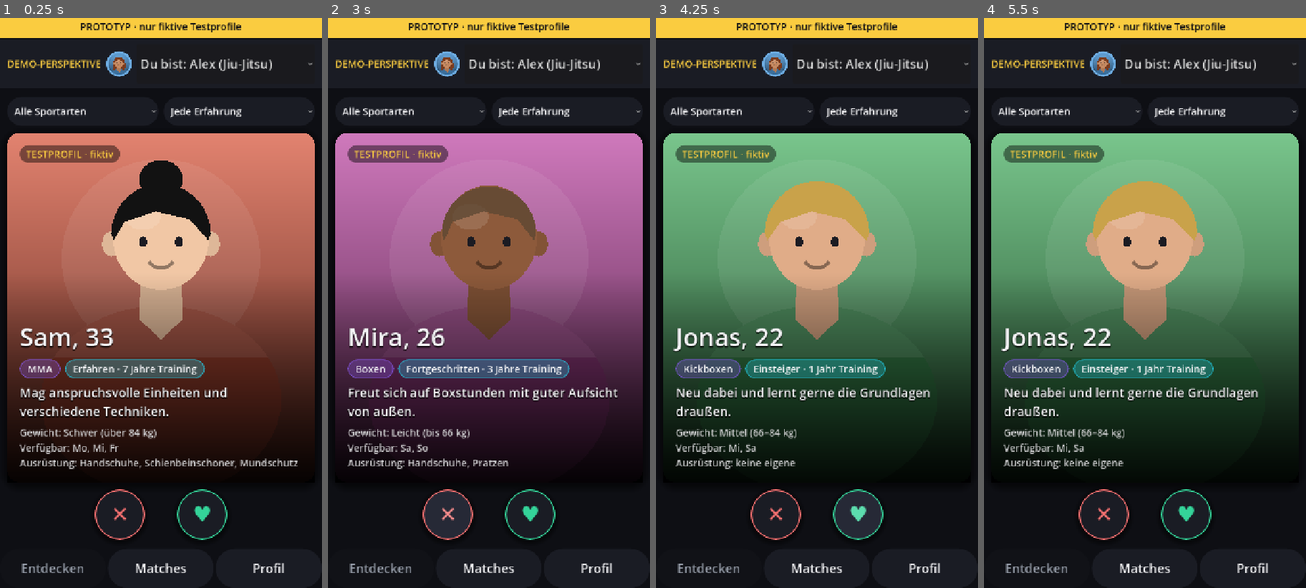
Above: before the commit, frames 1-4 (left to right).
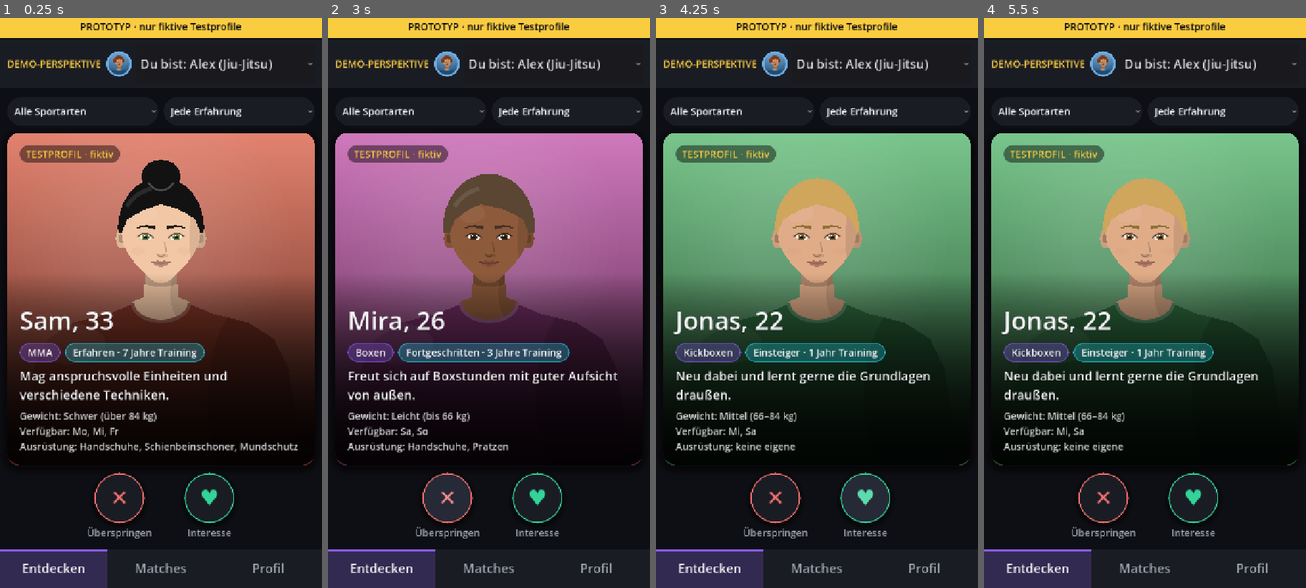
Above: after the commit, the same moments.

Repository: Mayo73/agenthub-backup
Game: Godot game, scene res://scenes/main.tscn
Same seed, same stepped clock (60 frames per second), same inputs: the game is played once before the commit and once after it.
Inputs:
- Up to frame 1 (0.25 s): no input
- Up to frame 2 (3 s): click "Du bist: Alex (Jiu-Jitsu)" at 0.5 s; click "Alle Sportarten" at 1.25 s; click "Jede Erfahrung" at 2 s; click "✕" at 2.75 s
- Up to frame 3 (4.25 s): click "♥" at 3.5 s
- Up to frame 4 (5.5 s): click "Matches" at 4.25 s; click "Entdecken" at 5 s

The runs differ from the first frame. In frame 1, 29% of the frame differs, in the area x 0-98%, y 6-100%; in frame 2, 27%; in frame 3, 26%; in frame 4, 25%.

Commit message:
Modernes Design, Teil 2: Portraets, Kartenabschluss, beschriftete Knoepfe, aktiver Reiter
Nach P-0012: Portraets mit erwachsenen Proportionen, Augen mit Iris, Brauen,
Nase, Lippen, dezenter Schattierung und 5 Frisuren. Dunkler Verlauf liegt jetzt
innerhalb der runden Kartenecken, Namensschatten dezenter, Beschriftungen
'Ueberspringen'/'Interesse' unter den runden Knoepfen, aktiver Reiter mit
Akzentbalken. Neuer Spieltest 'karten'.

Co-Authored-By: Claude Opus 5.5 <noreply@anthropic.com>

Diff:
--- /dev/null
+++ b/playtests/karten.gd
@@ -0,0 +1,46 @@
+extends Playtest
+## Spieltest: Profilkarten mehrerer Testpersonen nacheinander zeigen (Material für Design-Prüfungen).
+## Überspringt Profile mit dem Knopf, prüft, dass jede Karte ein anderes Profil zeigt, und macht je ein Bild.
+
+const STORE := "user://spieltest_karten.json"
+const CARDS := 4
+
+
+func _init() -> void:
+	scene_path = "res://scenes/main.tscn"
+
+
+func describe() -> String:
+	return "Profilkarten mehrerer Testpersonen nacheinander"
+
+
+func run() -> void:
+	if FileAccess.file_exists(STORE):
+		DirAccess.remove_absolute(ProjectSettings.globalize_path(STORE))
+	scene.use_store(STORE)
+	await wait(0.3)
+
+	var seen: Array[String] = []
+	for i in CARDS:
+		var d := scene.screen as DiscoverScreen
+		check(d != null, "Entdecken ist offen")
+		if d == null:
+			return
+		var p := d.card.profile
+		check(p != null, "Karte %d zeigt ein Profil" % (i + 1))
+		if p == null:
+			return
+		check(not seen.has(p.id), "Karte %d zeigt ein neues Profil" % (i + 1))
+		seen.append(p.id)
+		check(d.card.avatar.shade, "Porträt mit dunklem Verlauf unten")
+		shot("karte-%d" % (i + 1))
+		d.pass_button.pressed.emit()
+		await wait(0.3)
+	measure("karten", seen.size())
+
+	scene.tab_buttons["matches"].pressed.emit()
+	await wait(0.3)
+	check(scene.tab_buttons["matches"].disabled, "Reiter Matches ist aktiv")
+	shot("matches")
+	if FileAccess.file_exists(STORE):
+		DirAccess.remove_absolute(ProjectSettings.globalize_path(STORE))
--- a/scripts/avatar_view.gd
+++ b/scripts/avatar_view.gd
@@ -2,19 +2,23 @@
 extends Control
 
 ## Zeigt den Avatar eines SparProfile als selbst gezeichnetes, illustriertes Porträt:
-## Hintergrund im Verlauf der Profilfarbe, Kopf mit Frisur, Hals und Schultern.
-## Rund (Listen, Kopfzeilen) oder als Fläche mit abgerundeten Ecken (Profilkarte, `set_fill`).
-## Keine externen Bilddateien, alles wird per Code gezeichnet; Frisur, Haar- und Hautfarbe
+## Hintergrund im Verlauf der Profilfarbe, Kopf mit Gesicht und Frisur, Hals und Schultern.
+## Licht kommt von oben links (Schattenseite rechts). Rund (Listen, Kopfzeilen) oder als Fläche
+## mit abgerundeten Ecken (Profilkarte, `set_fill`), dort mit dunklem Verlauf am unteren Rand (`shade`).
+## Keine externen Bilddateien, alles wird per Code gezeichnet; Frisur, Haar-, Haut- und Augenfarbe
 ## folgen fest aus der Profil-ID, sehen also immer gleich aus.
 
 const SKIN := [Color("#F1C7A5"), Color("#E0AC88"), Color("#C68A62"), Color("#8D5A3B"), Color("#5C3A24")]
 const HAIR := [Color("#2B1D14"), Color("#121212"), Color("#C9A24A"), Color("#7A3B1E"), Color("#5A4632")]
-## Frisuren: kurz, lang, Dutt, sehr kurz
-const STYLES := 4
+const IRIS := [Color("#5B3A1E"), Color("#3E2A1A"), Color("#4A6B8A"), Color("#5E7A3A"), Color("#7A5A2A")]
+## Frisuren: kurz, lang, Dutt, sehr kurz, Locken
+const STYLES := 5
 
 var profile: SparProfile = null
 ## Füllt die ganze Fläche statt eines Kreises (für die Profilkarte).
 var fill := false
+## Dunkler Verlauf in der unteren Hälfte, damit Text auf dem Porträt lesbar ist (nur mit fill).
+var shade := false
 var corner_radius := float(UiStyle.RADIUS_CARD)
 var diameter := 160.0:
 	set(value):
@@ -78,11 +82,12 @@
 
 	# Hintergrund: Verlauf von hell (oben) nach dunkel (unten)
 	_gradient_polygon(clip, area, base.lightened(0.25), base.darkened(0.6))
+	var unit := minf(area.size.x, area.size.y)
+	var r := unit * (0.15 if fill else 0.19)
+	var head := Vector2(area.get_center().x, area.position.y + (area.size.y * 0.3 if fill else area.size.y * 0.42))
 	# weicher Lichtfleck hinter dem Kopf
-	var unit := minf(area.size.x, area.size.y)
-	var r := unit * (0.17 if fill else 0.2)
-	var head := Vector2(area.get_center().x, area.position.y + (area.size.y * 0.3 if fill else area.size.y * 0.45))
-	_clipped(_ellipse(head + Vector2(0, r * 0.4), r * 1.9, r * 1.9, 0.0, TAU, 48), clip, Color(1, 1, 1, 0.07))
+	for i in 10:
+		_clipped(_ellipse(head + Vector2(-r * 0.3, r * 0.2), r * (1.3 + i * 0.2), r * (1.3 + i * 0.2), 0.0, TAU, 48), clip, Color(1, 1, 1, 0.01))
 
 	if profile == null:
 		_draw_initials(area)
@@ -92,40 +97,224 @@
 	var skin: Color = SKIN[variant(1, SKIN.size())]
 	var hair: Color = HAIR[variant(2, HAIR.size())]
 	var style := variant(3, STYLES)
-	var shirt := base.darkened(0.35)
+	var iris: Color = IRIS[variant(4, IRIS.size())]
+	var shirt := base.darkened(0.45)
 
 	# lange Haare liegen hinter Kopf und Schultern
 	if style == 1:
-		_clipped(_ellipse(head + Vector2(0, r * 0.55), r * 1.25, r * 1.65, 0.0, TAU, 40), clip, hair)
-	# Schultern und Oberkörper
-	_clipped(_ellipse(head + Vector2(0, r * 3.1), r * 2.3, r * 1.8, 0.0, TAU, 48), clip, shirt)
-	_clipped(_ellipse(head + Vector2(0, r * 3.1), r * 2.3, r * 1.8, PI * 1.15, PI * 1.85, 24), clip, shirt.lightened(0.12))
-	# Hals mit Ausschnitt
-	_clipped(PackedVector2Array([head + Vector2(-r * 0.38, r * 0.5), head + Vector2(r * 0.38, r * 0.5), head + Vector2(r * 0.42, r * 1.55), head + Vector2(0, r * 1.95), head + Vector2(-r * 0.42, r * 1.55)]), clip, skin.darkened(0.12))
-	# Ohren und Kopf
-	for side in [-1.0, 1.0]:
-		_clipped(_ellipse(head + Vector2(side * r * 0.95, r * 0.12), r * 0.18, r * 0.24, 0.0, TAU, 16), clip, skin.darkened(0.08))
-	_clipped(_ellipse(head, r * 0.92, r, 0.0, TAU, 40), clip, skin)
-	# Glanzlicht oben links
-	_clipped(_ellipse(head + Vector2(-r * 0.35, -r * 0.4), r * 0.35, r * 0.25, 0.0, TAU, 20), clip, Color(1, 1, 1, 0.12))
-	# Frisur
+		_clipped(_long_hair_back(head, r), clip, hair.darkened(0.15))
+	_draw_torso(head, r, clip, shirt, skin)
+	_draw_head(head, r, clip, skin)
+	_draw_face(head, r, clip, skin, hair, iris)
+	_draw_hair(head, r, clip, hair, skin, style)
+
+	if fill and shade:
+		_draw_shade(area)
+	if not fill:
+		_draw_ring(area)
+
+
+## Schultern im Shirt mit rundem Ausschnitt, Hals mit Schatten unter dem Kinn.
+func _draw_torso(head: Vector2, r: float, clip: PackedVector2Array, shirt: Color, skin: Color) -> void:
+	var torso := PackedVector2Array()
+	var left := PackedVector2Array([
+		head + Vector2(-r * 0.4, r * 1.45),
+		head + Vector2(-r * 1.1, r * 1.75),
+		head + Vector2(-r * 1.9, r * 1.95),
+		head + Vector2(-r * 2.45, r * 2.3),
+		head + Vector2(-r * 2.75, r * 2.9),
+		head + Vector2(-r * 2.9, r * 3.8),
+		head + Vector2(-r * 3.0, r * 7.0),
+	])
+	torso.append_array(left)
+	for i in range(left.size() - 1, -1, -1):
+		var p := left[i] - head
+		torso.append(head + Vector2(-p.x, p.y))
+	_clipped(torso, clip, shirt)
+	# Schattenseite rechts, Licht auf der linken Schulter
+	_clipped_both(torso, _ellipse(head + Vector2(r * 2.6, r * 3.6), r * 1.6, r * 2.6, 0.0, TAU, 32), clip, Color(0, 0, 0, 0.14))
+	_clipped_both(torso, _ellipse(head + Vector2(-r * 2.0, r * 2.4), r * 0.8, r * 0.45, 0.0, TAU, 24), clip, Color(1, 1, 1, 0.07))
+	# Hals mit rundem Ausschnitt
+	var neck := PackedVector2Array([
+		head + Vector2(-r * 0.32, r * 0.6),
+		head + Vector2(r * 0.32, r * 0.6),
+		head + Vector2(r * 0.38, r * 1.4),
+	])
+	neck.append_array(_ellipse(head + Vector2(0, r * 1.5), r * 0.62, r * 0.42, 0.0, PI, 16))
+	neck.append(head + Vector2(-r * 0.38, r * 1.4))
+	_clipped(neck, clip, skin.darkened(0.06))
+	_clipped_both(neck, _ellipse(head + Vector2(0, r * 0.75), r * 0.7, r * 0.42, 0.0, TAU, 24), clip, Color(0, 0, 0, 0.18))
+	_clipped_both(neck, _ellipse(head + Vector2(r * 0.55, r * 1.3), r * 0.35, r * 0.7, 0.0, TAU, 20), clip, Color(0, 0, 0, 0.1))
+	# Saum des Ausschnitts
+	draw_polyline(_ellipse(head + Vector2(0, r * 1.5), r * 0.62, r * 0.42, 0.05, PI - 0.05, 16), shirt.lightened(0.18), maxf(1.5, r * 0.07), true)
+
+
+## Kopf mit Kinn und Kieferlinie, Ohren, Schattenseite rechts und Glanzlicht links.
+func _draw_head(head: Vector2, r: float, clip: PackedVector2Array, skin: Color) -> void:
+	for side: float in [-1.0, 1.0]:
+		var ear := head + Vector2(side * r * 0.84, r * 0.12)
+		_clipped(_ellipse(ear, r * 0.14, r * 0.22, 0.0, TAU, 16), clip, skin.darkened(0.08 if side < 0 else 0.16))
+		_clipped(_ellipse(ear + Vector2(side * r * 0.02, 0), r * 0.06, r * 0.12, 0.0, TAU, 12), clip, skin.darkened(0.28))
+	var face := _head_shape(head, r)
+	_clipped(face, clip, skin)
+	_clipped_both(face, _ellipse(head + Vector2(r * 1.12, r * 0.15), r * 0.5, r * 1.4, 0.0, TAU, 32), clip, Color(skin.darkened(0.35), 0.28))
+	_clipped_both(face, _ellipse(head + Vector2(0, r * 1.35), r * 0.7, r * 0.32, 0.0, TAU, 24), clip, Color(skin.darkened(0.3), 0.15))
+	_clipped_both(face, _ellipse(head + Vector2(-r * 0.38, -r * 0.42), r * 0.3, r * 0.2, 0.0, TAU, 20), clip, Color(1, 1, 1, 0.05))
+
+
+## Augen mit Lid, Iris und Glanzpunkt, Brauen, Nase, Lippen, leichte Wangenröte.
+func _draw_face(head: Vector2, r: float, clip: PackedVector2Array, skin: Color, hair: Color, iris: Color) -> void:
+	var line := skin.darkened(0.55)
+	var ey := head.y + r * 0.1
+	for side: float in [-1.0, 1.0]:
+		var ex := head.x + side * r * 0.33
+		var w := r * 0.17
+		var h := r * 0.085
+		var upper := PackedVector2Array()
+		var lower := PackedVector2Array()
+		for i in 13:
+			var t := -1.0 + 2.0 * i / 12.0
+			var tilt := -side * t * r * 0.015
+			upper.append(Vector2(ex + t * w, ey - h * (1.0 - t * t) + tilt))
+			lower.append(Vector2(ex + t * w, ey + h * 0.6 * (1.0 - t * t) + tilt))
+		var eye := upper.duplicate()
+		for i in range(lower.size() - 2, 0, -1):
+			eye.append(lower[i])
+		_clipped(eye, clip, Color("#F2EDE8"))
+		_clipped_both(_ellipse(Vector2(ex, ey), r * 0.075, r * 0.075, 0.0, TAU, 16), eye, clip, iris)
+		_clipped_both(_ellipse(Vector2(ex, ey), r * 0.036, r * 0.036, 0.0, TAU, 12), eye, clip, Color("#141418"))
+		draw_circle(Vector2(ex - r * 0.025, ey - r * 0.03), maxf(0.8, r * 0.016), Color(1, 1, 1, 0.9))
+		draw_polyline(upper, line, maxf(1.2, r * 0.035), true)
+		# Braue: innen kräftig, außen schmal, leicht gebogen
+		var brow := PackedVector2Array()
+		var brow_low := PackedVector2Array()
+		for i in 9:
+			var t := i / 8.0
+			var x := head.x + side * lerpf(r * 0.12, r * 0.52, t)
+			var y := ey - r * 0.2 - sin(t * PI * 0.85) * r * 0.05 + t * r * 0.02
+			var thick := lerpf(r * 0.065, r * 0.025, t)
+			brow.append(Vector2(x, y - thick * 0.5))
+			brow_low.insert(0, Vector2(x, y + thick * 0.5))
+		brow.append_array(brow_low)
+		_clipped(brow, clip, hair.darkened(0.25).lerp(skin.darkened(0.5), 0.2))
+	# Nase: Schattenkante auf der rechten Seite und Nasenflügel
+	draw_polyline(PackedVector2Array([head + Vector2(r * 0.07, r * 0.2), head + Vector2(r * 0.1, r * 0.32), head + Vector2(r * 0.12, r * 0.42)]), Color(line, 0.45), maxf(1.0, r * 0.025), true)
+	draw_arc(head + Vector2(0, r * 0.41), r * 0.1, PI * 0.15, PI * 0.85, 10, Color(line, 0.55), maxf(1.0, r * 0.028), true)
+	_clipped(_ellipse(head + Vector2(r * 0.03, r * 0.5), r * 0.12, r * 0.04, 0.0, TAU, 12), clip, Color(skin.darkened(0.3), 0.35))
+	# Lippen mit leichtem Lächeln
+	var m := head.y + r * 0.66
+	var lip := skin.darkened(0.2).lerp(Color("#B5545C"), 0.3)
+	_clipped(PackedVector2Array([
+		Vector2(head.x - r * 0.2, m - r * 0.02),
+		Vector2(head.x - r * 0.08, m - r * 0.06),
+		Vector2(head.x, m - r * 0.04),
+		Vector2(head.x + r * 0.08, m - r * 0.06),
+		Vector2(head.x + r * 0.2, m - r * 0.02),
+		Vector2(head.x, m + r * 0.01),
+	]), clip, lip.darkened(0.08))
+	var lower_lip := _ellipse(Vector2(head.x, m), r * 0.16, r * 0.08, 0.0, PI, 12)
+	lower_lip.append(Vector2(head.x - r * 0.16, m))
+	_clipped(lower_lip, clip, lip)
+	draw_polyline(PackedVector2Array([Vector2(head.x - r * 0.21, m - r * 0.03), Vector2(head.x - r * 0.1, m + r * 0.005), Vector2(head.x, m + r * 0.012), Vector2(head.x + r * 0.1, m + r * 0.005), Vector2(head.x + r * 0.21, m - r * 0.03)]), Color(line, 0.7), maxf(1.0, r * 0.022), true)
+	for side: float in [-1.0, 1.0]:
+		_clipped(_ellipse(head + Vector2(side * r * 0.5, r * 0.4), r * 0.16, r * 0.09, 0.0, TAU, 16), clip, Color(lip, 0.08))
+
+
+func _draw_hair(head: Vector2, r: float, clip: PackedVector2Array, hair: Color, skin: Color, style: int) -> void:
+	var sheen := Color(1, 1, 1, 0.1) if hair.get_luminance() < 0.4 else Color(1, 1, 1, 0.18)
 	match style:
 		0:
-			_clipped(_hair_cap(head, r, 1.0), clip, hair)
+			_clipped(_hair_top(head, r, 1.07, -0.35), clip, hair)
 		1:
-			_clipped(_hair_cap(head, r, 1.05), clip, hair)
+			_clipped(_hair_top(head, r, 1.1, 0.0), clip, hair)
+			for side: float in [-1.0, 1.0]:
+				_clipped(PackedVector2Array([
+					head + Vector2(side * r * 0.7, -r * 0.45),
+					head + Vector2(side * r * 1.08, -r * 0.1),
+					head + Vector2(side * r * 1.12, r * 1.0),
+					head + Vector2(side * r * 1.0, r * 1.75),
+					head + Vector2(side * r * 0.82, r * 1.2),
+					head + Vector2(side * r * 0.8, r * 0.1),
+				]), clip, hair)
 		2:
-			_clipped(_hair_cap(head, r, 0.95), clip, hair)
-			_clipped(_ellipse(head + Vector2(0, -r * 1.12), r * 0.42, r * 0.36, 0.0, TAU, 24), clip, hair)
+			_clipped(_ellipse(head + Vector2(0, -r * 1.22), r * 0.42, r * 0.36, 0.0, TAU, 24), clip, hair)
+			_clipped(_hair_top(head, r, 1.0, 0.0), clip, hair)
+			draw_arc(head + Vector2(0, -r * 1.22), r * 0.3, PI * 0.15, PI * 0.85, 10, hair.lightened(0.25), maxf(1.0, r * 0.04), true)
+		3:
+			_clipped(_hair_top(head, r, 0.98, 0.0), clip, hair.lerp(skin, 0.3))
+			sheen = Color(1, 1, 1, 0.0)
 		_:
-			_clipped(_hair_cap(head, r, 0.9), clip, Color(hair, 0.75))
-	# Gesicht: Augen und Lächeln
-	var eye := Color("#1B1B22")
-	for side in [-1.0, 1.0]:
-		_clipped(_ellipse(head + Vector2(side * r * 0.34, r * 0.08), r * 0.08, r * 0.1, 0.0, TAU, 12), clip, eye)
-	draw_arc(head + Vector2(0, r * 0.3), r * 0.28, PI * 0.2, PI * 0.8, 12, skin.darkened(0.4), maxf(1.5, r * 0.06), true)
-	if not fill:
-		_draw_ring(area)
+			for i in 11:
+				var a := PI * (1.02 + 0.96 * i / 10.0)
+				_clipped(_ellipse(head + Vector2(cos(a) * r * 0.92, -r * 0.1 + sin(a) * r * 1.02), r * 0.3, r * 0.3, 0.0, TAU, 16), clip, hair if i % 2 == 0 else hair.lightened(0.06))
+			_clipped(_hair_top(head, r, 1.08, 0.2), clip, hair)
+	if sheen.a > 0.0:
+		draw_arc(head + Vector2(0, -r * 0.1), r * 0.88, PI * 1.18, PI * 1.42, 12, sheen, maxf(1.5, r * 0.09), true)
+
+
+## Haar auf dem Kopf: Oberseite etwas größer als der Kopf, Haaransatz mit Scheitel bei `part` (−1 links … 1 rechts).
+func _hair_top(head: Vector2, r: float, scale: float, part: float) -> PackedVector2Array:
+	var pts := _ellipse(head + Vector2(0, -r * 0.12), r * 0.93 * scale, r * 1.08 * scale, PI * 0.97, PI * 2.03, 28)
+	pts.append(head + Vector2(r * 0.86, r * 0.02))
+	pts.append(head + Vector2(r * 0.74, -r * 0.3))
+	pts.append(head + Vector2(r * (0.4 + part * 0.2), -r * 0.5))
+	pts.append(head + Vector2(r * part * 0.5, -r * 0.62))
+	pts.append(head + Vector2(-r * (0.4 - part * 0.2), -r * 0.48))
+	pts.append(head + Vector2(-r * 0.74, -r * 0.28))
+	pts.append(head + Vector2(-r * 0.86, r * 0.02))
+	return pts
+
+
+## Lange Haare hinter Kopf und Schultern, unten abgerundet.
+func _long_hair_back(head: Vector2, r: float) -> PackedVector2Array:
+	var pts := _ellipse(head + Vector2(0, -r * 0.05), r * 1.18, r * 1.2, PI, TAU, 24)
+	pts.append(head + Vector2(r * 1.25, r * 1.6))
+	pts.append_array(_ellipse(head + Vector2(0, r * 1.6), r * 1.25, r * 0.7, 0.0, PI, 16))
+	pts.append(head + Vector2(-r * 1.25, r * 1.6))
+	return pts
+
+
+## Ei-förmiger Kopf: oben rund, zum Kinn hin schmaler (Kieferlinie).
+func _head_shape(head: Vector2, r: float) -> PackedVector2Array:
+	var pts := PackedVector2Array()
+	for i in 48:
+		var a := TAU * i / 48.0
+		var x := cos(a) * r * 0.86
+		var y := sin(a) * r * 1.1
+		if y > 0.0:
+			var t := y / (r * 1.1)
+			x *= lerpf(1.0, 0.55, pow(t, 1.8))
+		pts.append(head + Vector2(x, y))
+	return pts
+
+
+## Dunkler Verlauf in der unteren Hälfte der Fläche, innerhalb der abgerundeten Ecken.
+## In schmalen Streifen mit exakt berechneten Rändern, damit keine Nähte entstehen.
+func _draw_shade(area: Rect2) -> void:
+	const STEPS := 32
+	var top := area.position.y + area.size.y * 0.42
+	var r := minf(corner_radius, minf(area.size.x, area.size.y) / 2.0)
+	for i in STEPS:
+		var ya := lerpf(top, area.end.y, float(i) / STEPS)
+		var yb := lerpf(top, area.end.y, float(i + 1) / STEPS)
+		var ia := _inset(area, r, ya)
+		var ib := _inset(area, r, yb)
+		var ca := Color(0, 0, 0, _shade_alpha(float(i) / STEPS))
+		var cb := Color(0, 0, 0, _shade_alpha(float(i + 1) / STEPS))
+		draw_polygon(PackedVector2Array([Vector2(area.position.x + ia, ya), Vector2(area.end.x - ia, ya), Vector2(area.end.x - ib, yb), Vector2(area.position.x + ib, yb)]), PackedColorArray([ca, ca, cb, cb]))
+
+
+## Deckkraft des Verlaufs: oben 0, schnell dunkler, unten 0.94.
+static func _shade_alpha(t: float) -> float:
+	return 0.94 * (1.0 - pow(1.0 - t, 1.8))
+
+
+## Abstand vom Rand in Höhe y, den die abgerundeten unteren Ecken einnehmen.
+static func _inset(area: Rect2, r: float, y: float) -> float:
+	var dy := y - (area.end.y - r)
+	if dy <= 0.0:
+		return 0.0
+	return r - sqrt(maxf(0.0, r * r - dy * dy))
 
 
 func _draw_ring(area: Rect2) -> void:
@@ -139,21 +328,17 @@
 	draw_string(font, Vector2(area.position.x, baseline), shown_initials(), HORIZONTAL_ALIGNMENT_CENTER, area.size.x, font_size, UiStyle.TEXT)
 
 
-## Haaransatz: obere Kopfhälfte, etwas größer als der Kopf, mit leicht geschwungenem Pony.
-func _hair_cap(head: Vector2, r: float, scale: float) -> PackedVector2Array:
-	var pts := _ellipse(head + Vector2(0, -r * 0.08), r * 1.0 * scale, r * 1.0 * scale, PI, TAU, 24)
-	pts.append(head + Vector2(r * 0.95 * scale, r * 0.05))
-	pts.append(head + Vector2(r * 0.55, -r * 0.35))
-	pts.append(head + Vector2(-r * 0.1, -r * 0.5))
-	pts.append(head + Vector2(-r * 0.7, -r * 0.3))
-	pts.append(head + Vector2(-r * 0.95 * scale, r * 0.05))
-	return pts
-
-
 func _clipped(poly: PackedVector2Array, clip: PackedVector2Array, color: Color) -> void:
 	for part in Geometry2D.intersect_polygons(poly, clip):
 		if part.size() >= 3:
 			draw_colored_polygon(part, color)
+
+
+## Zeichnet die Schnittfläche von `poly` und `inside`, beschnitten auf `clip` (für Schatten und Lichter).
+func _clipped_both(poly: PackedVector2Array, inside: PackedVector2Array, clip: PackedVector2Array, color: Color) -> void:
+	for part in Geometry2D.intersect_polygons(poly, inside):
+		if part.size() >= 3:
+			_clipped(part, clip, color)
 
 
 func _gradient_polygon(poly: PackedVector2Array, area: Rect2, top: Color, bottom: Color) -> void:
--- a/scripts/discover_screen.gd
+++ b/scripts/discover_screen.gd
@@ -71,7 +71,7 @@
 	match_label.vertical_alignment = VERTICAL_ALIGNMENT_CENTER
 	vbox.add_child(match_label)
 
-	# Runde Aktionsknöpfe unter der Karte: Nein links, Ja rechts
+	# Runde Aktionsknöpfe unter der Karte mit kleiner Beschriftung: Nein links, Ja rechts
 	var hbox := HBoxContainer.new()
 	hbox.alignment = BoxContainer.ALIGNMENT_CENTER
 	hbox.add_theme_constant_override("separation", 72)
@@ -80,12 +80,12 @@
 	pass_button = UiStyle.round_button("✕", UiStyle.PASS)
 	pass_button.tooltip_text = "Überspringen"
 	pass_button.pressed.connect(decide_pass)
-	hbox.add_child(pass_button)
+	hbox.add_child(UiStyle.labeled(pass_button, "Überspringen"))
 
 	like_button = UiStyle.round_button("♥", UiStyle.LIKE)
 	like_button.tooltip_text = "Interesse"
 	like_button.pressed.connect(decide_like)
-	hbox.add_child(like_button)
+	hbox.add_child(UiStyle.labeled(like_button, "Interesse"))
 
 	refresh()
 
--- a/scripts/main.gd
+++ b/scripts/main.gd
@@ -54,8 +54,9 @@
 	layout.add_child(content)
 
 	tab_bar = HBoxContainer.new()
+	tab_bar.add_theme_constant_override("separation", 0)
 	for screen_name in SCREENS:
-		var b := UiStyle.button(TAB_TITLES[screen_name])
+		var b := UiStyle.tab_button(TAB_TITLES[screen_name])
 		b.size_flags_horizontal = Control.SIZE_EXPAND_FILL
 		b.pressed.connect(show_screen.bind(screen_name))
 		tab_bar.add_child(b)
--- a/scripts/profile_card.gd
+++ b/scripts/profile_card.gd
@@ -6,7 +6,6 @@
 
 var demo_tag: Label
 var avatar: AvatarView
-var shade: TextureRect
 var name_label: Label
 var art_chip: PanelContainer
 var art_label: Label
@@ -25,15 +24,8 @@
 
 	avatar = AvatarView.new()
 	avatar.set_fill(true)
+	avatar.shade = true
 	add_child(avatar)
-
-	shade = TextureRect.new()
-	shade.texture = UiStyle.vertical_gradient(Color(0, 0, 0, 0), Color(0, 0, 0, 0.92))
-	(shade.texture as GradientTexture2D).gradient.offsets = PackedFloat32Array([0.4, 1.0])
-	shade.expand_mode = TextureRect.EXPAND_IGNORE_SIZE
-	shade.stretch_mode = TextureRect.STRETCH_SCALE
-	shade.mouse_filter = Control.MOUSE_FILTER_IGNORE
-	add_child(shade)
 
 	var margin := MarginContainer.new()
 	for side in ["left", "right", "top", "bottom"]:
--- a/scripts/ui_style.gd
+++ b/scripts/ui_style.gd
@@ -50,11 +50,46 @@
 ## Beschriftung mit Schatten, gut lesbar auf Bildern.
 static func overlay_label(text: String, size: int = SIZE_NORMAL) -> Label:
 	var l := label(text, size, TEXT)
-	l.add_theme_color_override("font_shadow_color", Color(0, 0, 0, 0.6))
+	l.add_theme_color_override("font_shadow_color", Color(0, 0, 0, 0.35))
 	l.add_theme_constant_override("shadow_offset_x", 0)
-	l.add_theme_constant_override("shadow_offset_y", 2)
-	l.add_theme_constant_override("shadow_outline_size", 6)
+	l.add_theme_constant_override("shadow_offset_y", 1)
+	l.add_theme_constant_override("shadow_outline_size", 2)
 	return l
+
+
+## Runder Aktionsknopf mit kleiner Beschriftung darunter (z. B. „Überspringen“, „Interesse“).
+static func labeled(b: Button, text: String) -> VBoxContainer:
+	var box := VBoxContainer.new()
+	box.add_theme_constant_override("separation", 6)
+	box.add_child(b)
+	var l := label(text, SIZE_SMALL, MUTED)
+	l.autowrap_mode = TextServer.AUTOWRAP_OFF
+	l.horizontal_alignment = HORIZONTAL_ALIGNMENT_CENTER
+	box.add_child(l)
+	return box
+
+
+## Reiter der unteren Leiste. Der aktive Reiter ist gesperrt (`disabled`) und wird dann
+## hervorgehoben: Akzentbalken oben, getönte Fläche, helle Schrift. Inaktive Reiter sind ruhig.
+static func tab_button(text: String) -> Button:
+	var b := Button.new()
+	b.text = text
+	b.custom_minimum_size = Vector2(0, BUTTON_HEIGHT)
+	b.add_theme_font_size_override("font_size", SIZE_NORMAL)
+	b.add_theme_color_override("font_color", MUTED)
+	b.add_theme_color_override("font_hover_color", TEXT)
+	b.add_theme_color_override("font_pressed_color", TEXT)
+	b.add_theme_color_override("font_disabled_color", TEXT)
+	var idle := panel(CARD, 0)
+	b.add_theme_stylebox_override("normal", idle)
+	b.add_theme_stylebox_override("hover", panel(RAISED, 0))
+	b.add_theme_stylebox_override("pressed", panel(RAISED, 0))
+	var active := panel(CARD.lerp(ACCENT, 0.22), 0)
+	active.border_width_top = 5
+	active.border_color = ACCENT
+	b.add_theme_stylebox_override("disabled", active)
+	b.add_theme_stylebox_override("focus", StyleBoxEmpty.new())
+	return b
 
 
 static func button(text: String, color: Color = CARD) -> Button:
Not shown, added: playtests/karten.gd.uid
Not shown, changed: CLAUDE.md
